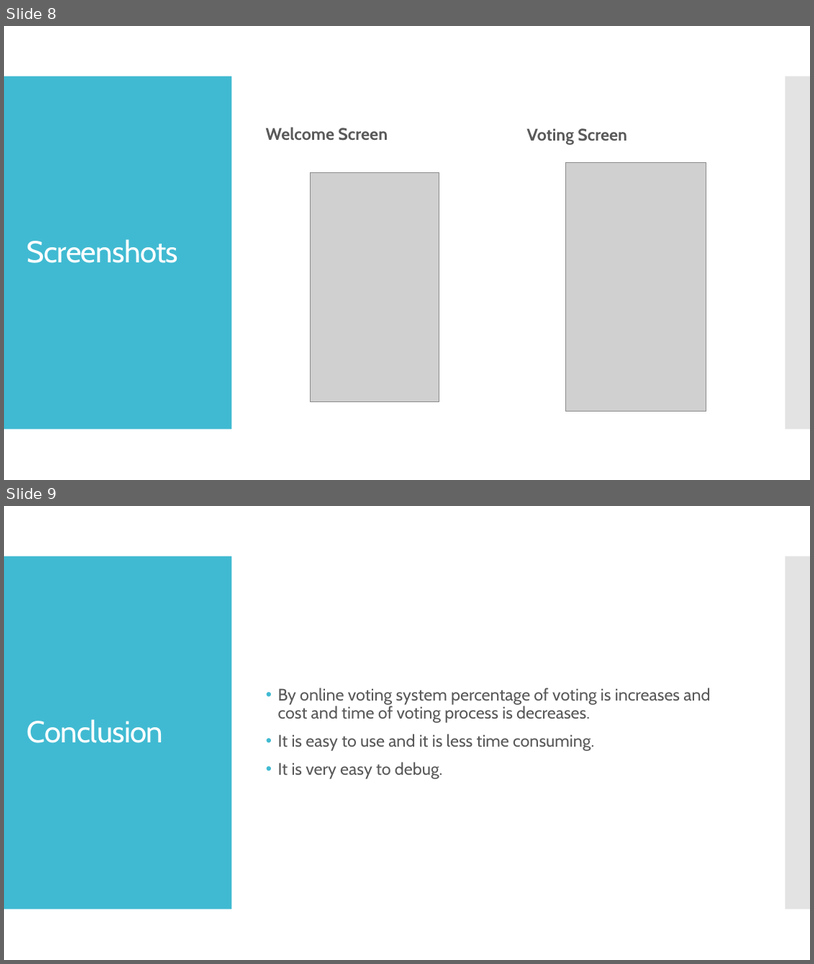
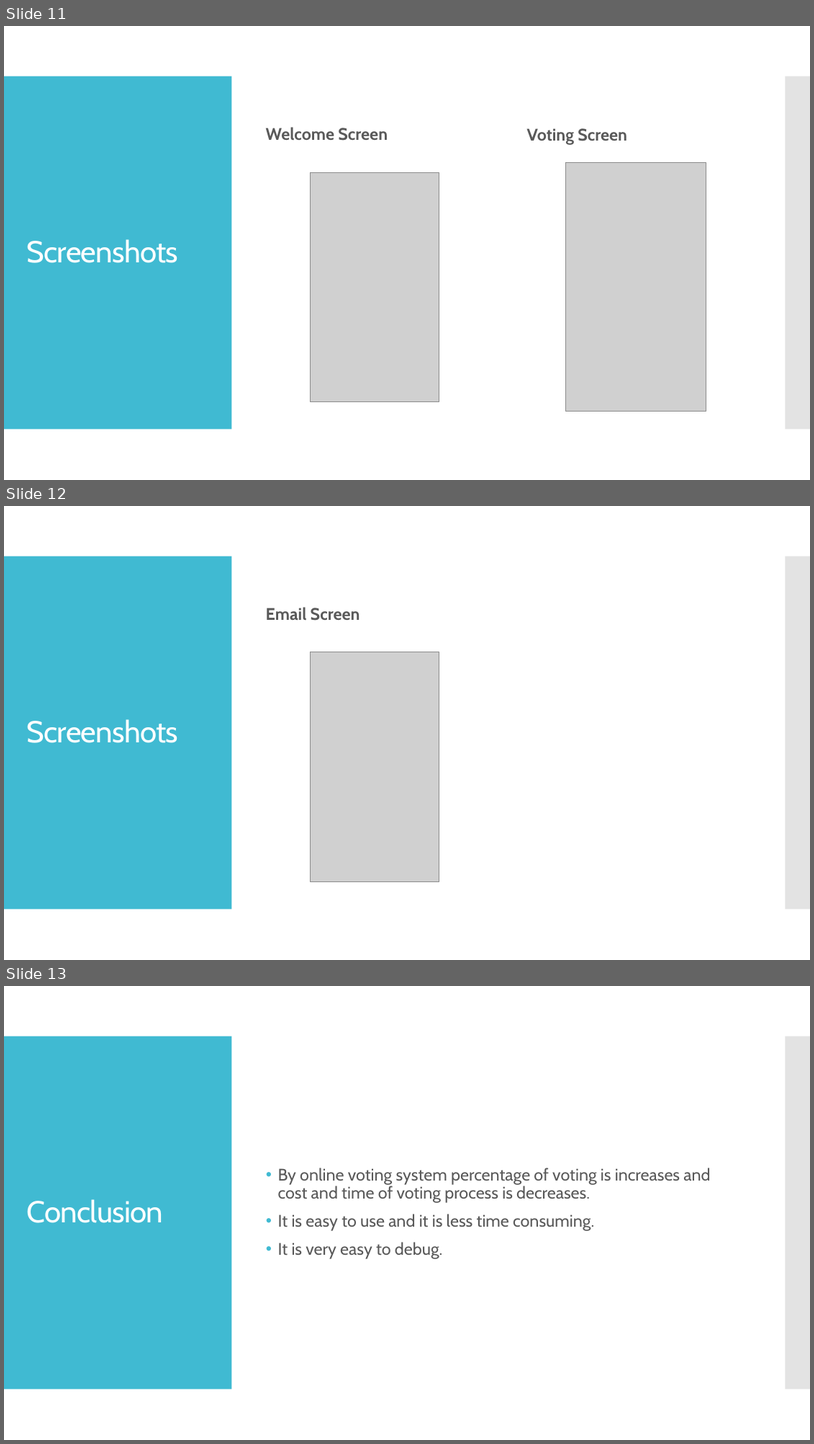
Before and after one commit to D-Bhatta/Secure-Online-Voting, a slide deck: Secure Online Voting.pptx. Shown one above the other, each under a label of ours: slides 8 and 9 before the commit, slides 11, 12 and 13 after it. The pictures are 814x964 and 814x1444 pixels, drawn with LibreOffice and Linux fonts; fonts in the diff are those of the drawing; grey boxes stand for pictures. Boxes give left, top, right and bottom in pixels: in the first picture for what was removed or moved away, otherwise in the second. Text is boxed around its words. In the diff, an @@ line names an element or a change of style, - is before the commit and + after.

Commit message:
Restored PPtx version 1 from email

```diff
--- a/Secure Online Voting.pptx
+++ b/Secure Online Voting.pptx
@@ slide 12 added at (4,506,810,960), background #FFFFFF; not listed: 2 template elements that a slide beside it also shows @@
@@ text added at (266,607,360,620), 20 pt, text #595959, bold @@
+Email Screen
@@ picture added at (310,651,440,882) @@
@@ title added at (27,719,179,743), 36 pt, text #FFFFFF @@
+Screenshots
@@ what was slide 8 is now slide 11 @@
@@ what was slide 9 is now slide 13 @@
```
Also in this commit, not shown: 3 slides changed, 3 other slides added.
